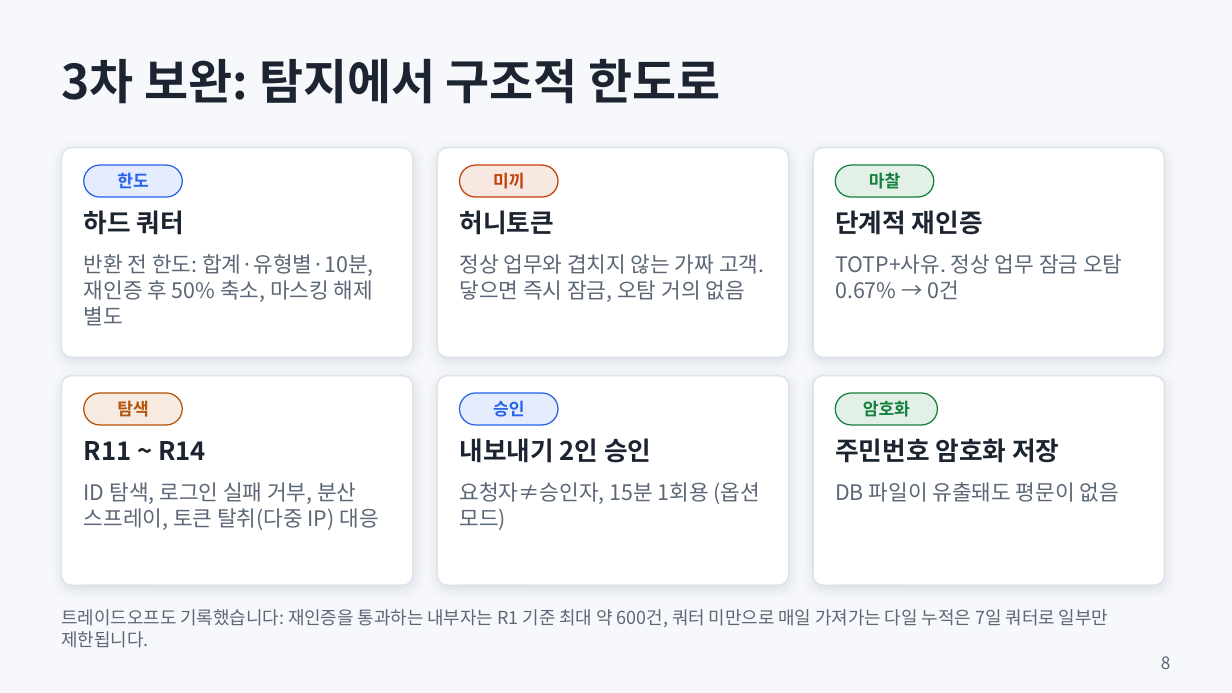
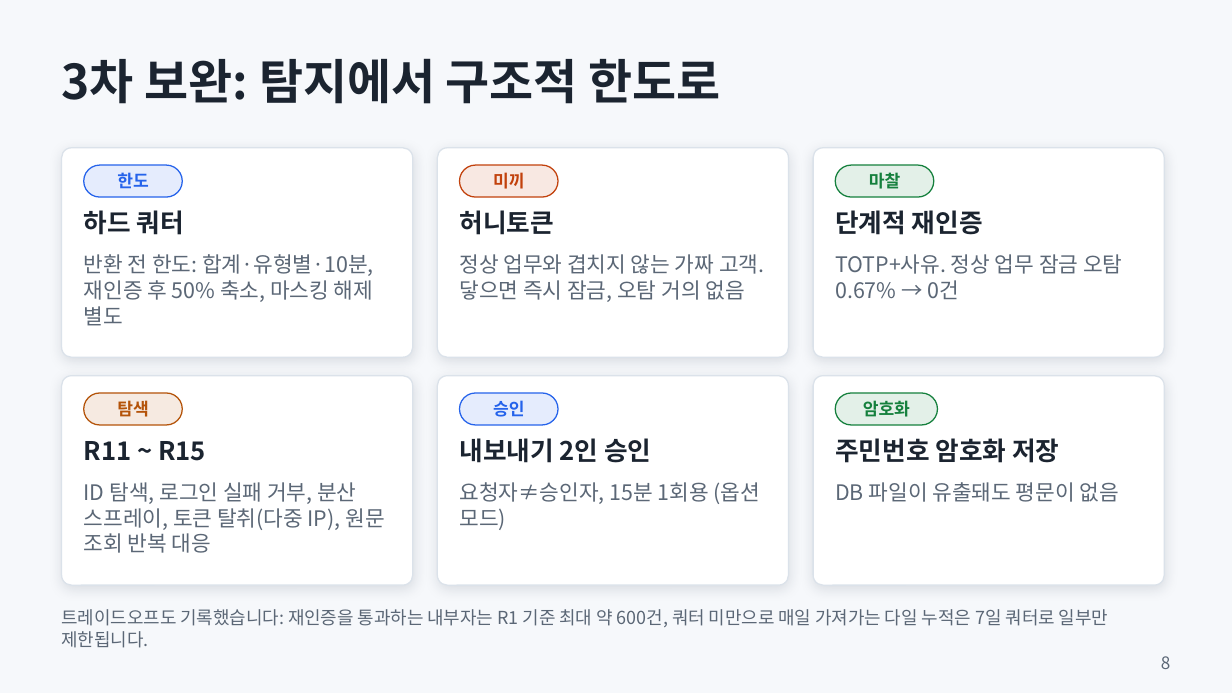
Before and after one commit to shk12170-dev/Defense-follow, a slide deck: slide 8 of docs/presentation.pptx. Drawn at 1232x693 pixels with LibreOffice and Linux fonts; fonts in the diff are those of the drawing. Boxes give left, top, right and bottom in pixels: in the first picture for what was removed or moved away, otherwise in the second. Text is boxed around its words. In the diff, an @@ line names an element or a change of style, - is before the commit and + after.

```diff
--- a/docs/presentation.pptx
+++ b/docs/presentation.pptx
@@ text at box(84, 441, 206, 461): text changed @@
-R11 ~ R14
+R11 ~ R15
@@ text at box(84, 482, 384, 553): text changed @@
-ID 탐색, 로그인 실패 거부, 분산 스프레이, 토큰 탈취(다중 IP) 대응
+ID 탐색, 로그인 실패 거부, 분산 스프레이, 토큰 탈취(다중 IP), 원문 조회 반복 대응
```
Also in this commit, not shown: 5 other slides changed, 1 slide added, 12 other files.
